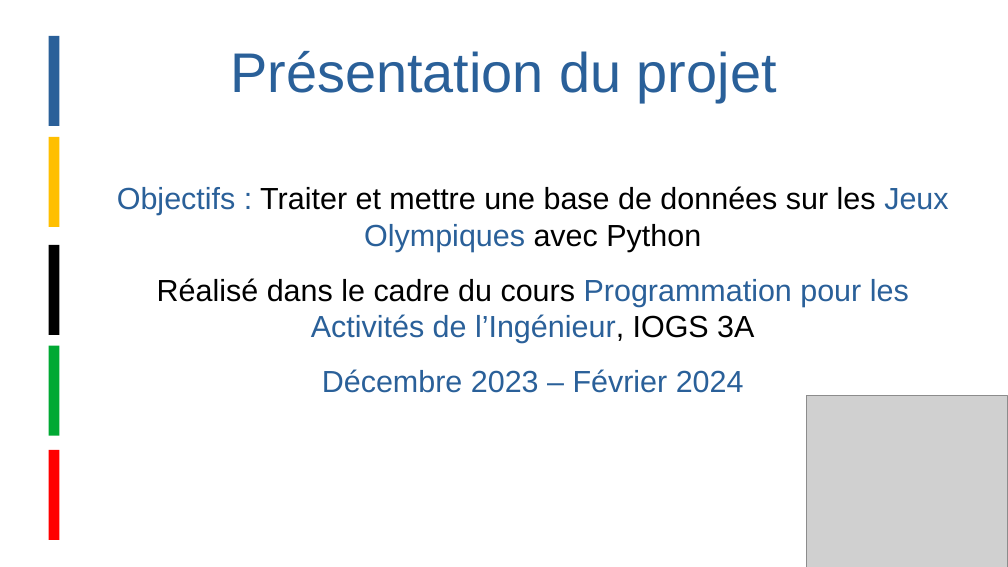
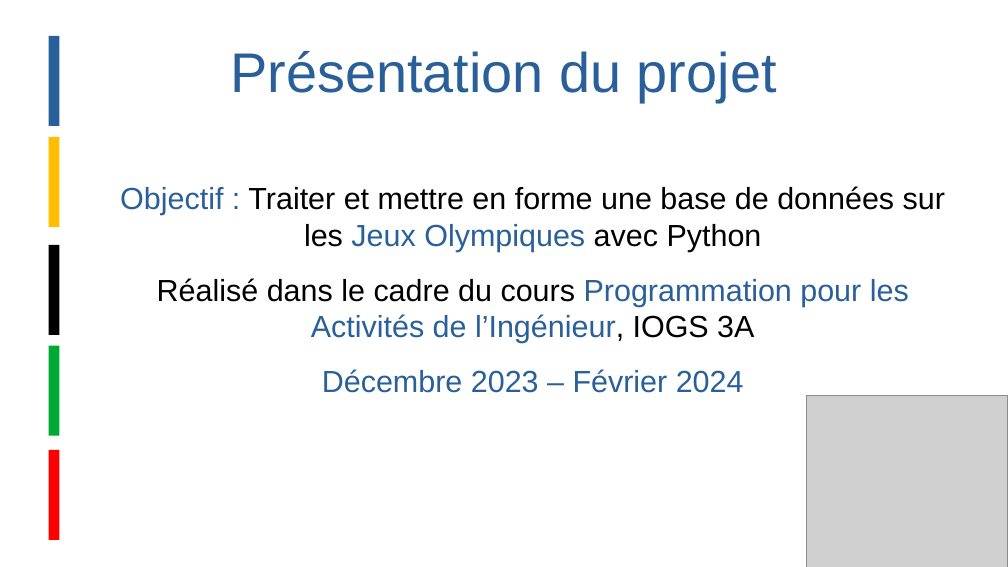
Before and after one commit to cguirardel/PAI-projet, a slide deck: slide 3 of slides.odp. Drawn at 1008x567 pixels with LibreOffice and Linux fonts; fonts in the diff are those of the drawing; grey boxes stand for pictures. Boxes give left, top, right and bottom in pixels: in the first picture for what was removed or moved away, otherwise in the second. Text is boxed around its words. In the diff, an @@ line names an element or a change of style, - is before the commit and + after.

Commit message:
MAJ des slides

```diff
--- a/slides.odp
+++ b/slides.odp
@@ text at (120, 186, 945, 252): text changed @@
-Objectifs : Traiter et mettre une base de données sur les Jeux Olympiques avec Python
+Objectif : Traiter et mettre en forme une base de données sur les Jeux Olympiques avec Python
```
Also in this commit, not shown: 10 slides added, 1 other file.
